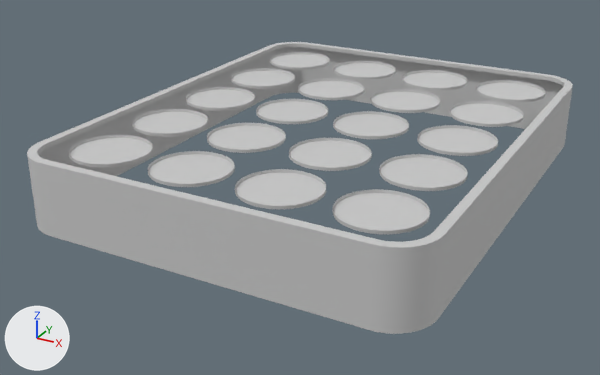
The FBX model Assets/Resources/Pieces/table_2.fbx: old version first, new version second.
Rendered twice from a 50 mm lens placed at (4.56, -9.12, 4.3), pointed at (-0.24, -0.39, -0.07). The lights are fixed; the arrows at lower left show +X, +Y and +Z. Where no turn or scale is listed for an object, it has been applied to the vertices.

The older version as bpy lines, for what is in view:
```python
me_mesh = bpy.data.meshes.new('Mesh')
me_mesh.from_pydata(...)  # 1456 vertices, 792 faces, 20 loose edges; spans x -2.47..2.47, y -3.09..3.09, z 0.0..0.89
me_mesh.materials.append(mat_material__25)  # its picture is missing
ob_table = bpy.data.objects.new('Table', me_mesh)
ob_table.location = (0.0, 0.0, 0.0)
```
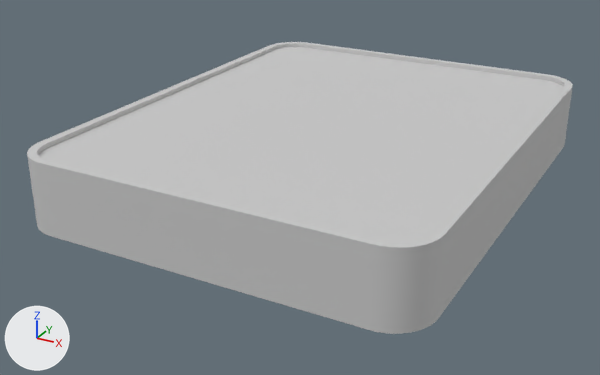
Pixel boxes [x1, y1, x2, y2] of what changed, in the pictures (600 x 375 px):
part 1 of me_mesh, deleted: before [69, 52, 545, 234]

Edits to the bpy script that builds the scene:
```text
Change me_mesh:
    used by ob_table; location = (0.0, 0.0, 0.0)
    remove me_mesh.from_pydata(...)  # 1456 vertices, 792 faces, 20 loose edges; spans x -2.47..2.47, y -3.09..3.09, z 0.0..0.89
    add me_mesh.from_pydata(...)  # 178 vertices, 133 faces; spans x -2.47..2.47, y -3.09..3.09, z 0.0..0.89
    me_mesh part 1: 1278 vertices removed from x -2.18..2.18, y -2.74..2.74, z 0.79..0.83
```
